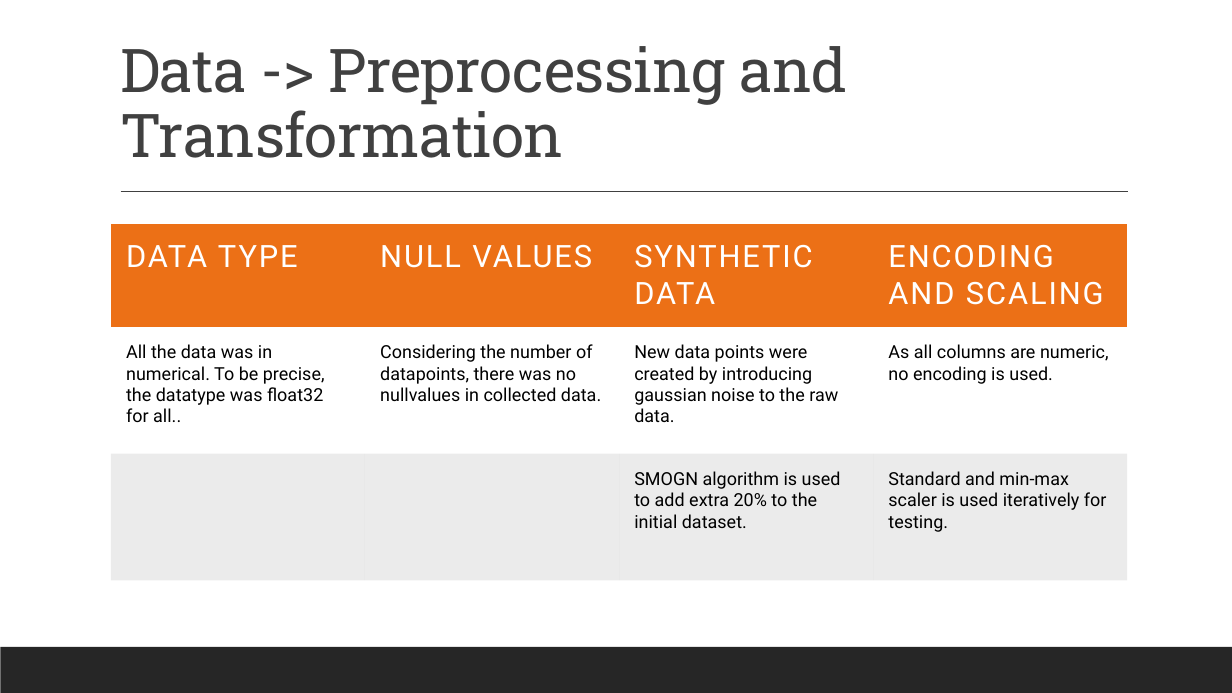
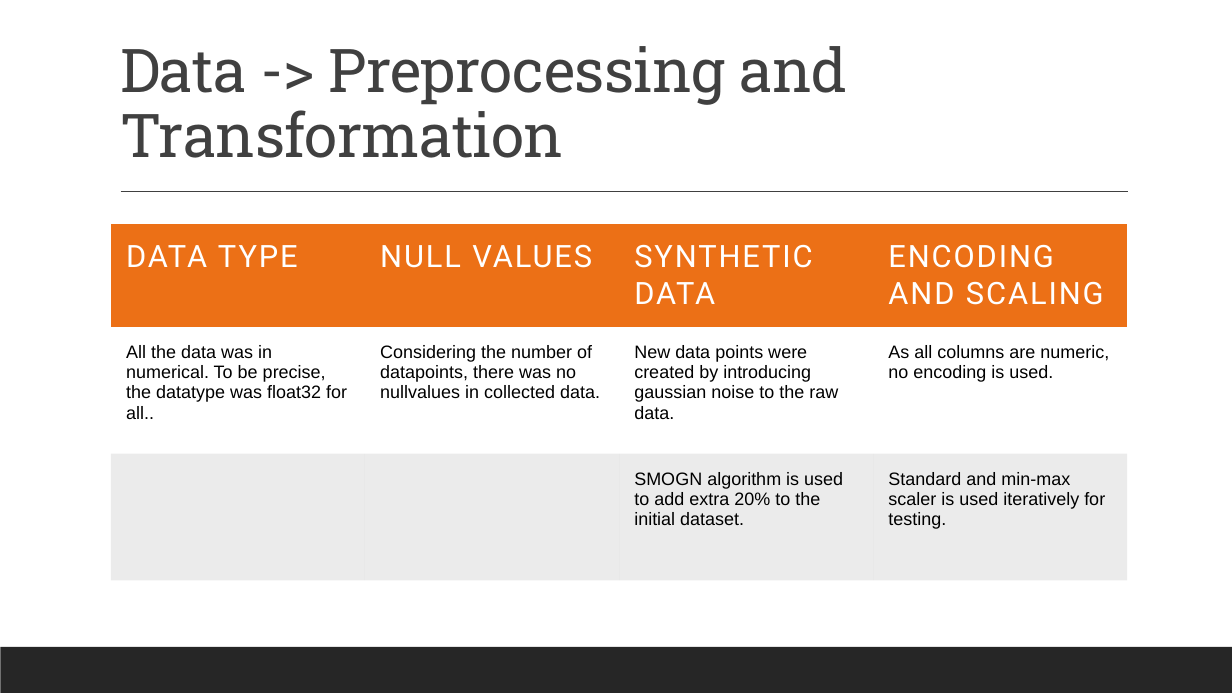
Before and after one commit to TRY-ER/Prediction-of-LC50-value-using-Quantitative-structure-activity-relationship-models-QSAR-models-, a slide deck: slide 4 of docs/LC50 VALUE PREDICTION.pptx. Drawn at 1232x693 pixels with LibreOffice and Linux fonts; fonts in the diff are those of the drawing. Boxes give left, top, right and bottom in pixels: in the first picture for what was removed or moved away, otherwise in the second. Text is boxed around its words. In the diff, an @@ line names an element or a change of style, - is before the commit and + after.

```diff
--- a/docs/LC50 VALUE PREDICTION.pptx
+++ b/docs/LC50 VALUE PREDICTION.pptx
@@ table at (x1=111, y1=224, x2=1128, y2=604) @@
@@ font Roboto to Arial in "All the data was in numerical. To ...", "Considering the number of datapoints, there was ...", "New data points were created by introducing ...", "As all columns are numeric, no encoding ..." and 2 more places @@
```
Also in this commit, not shown: 1 other slide changed.
